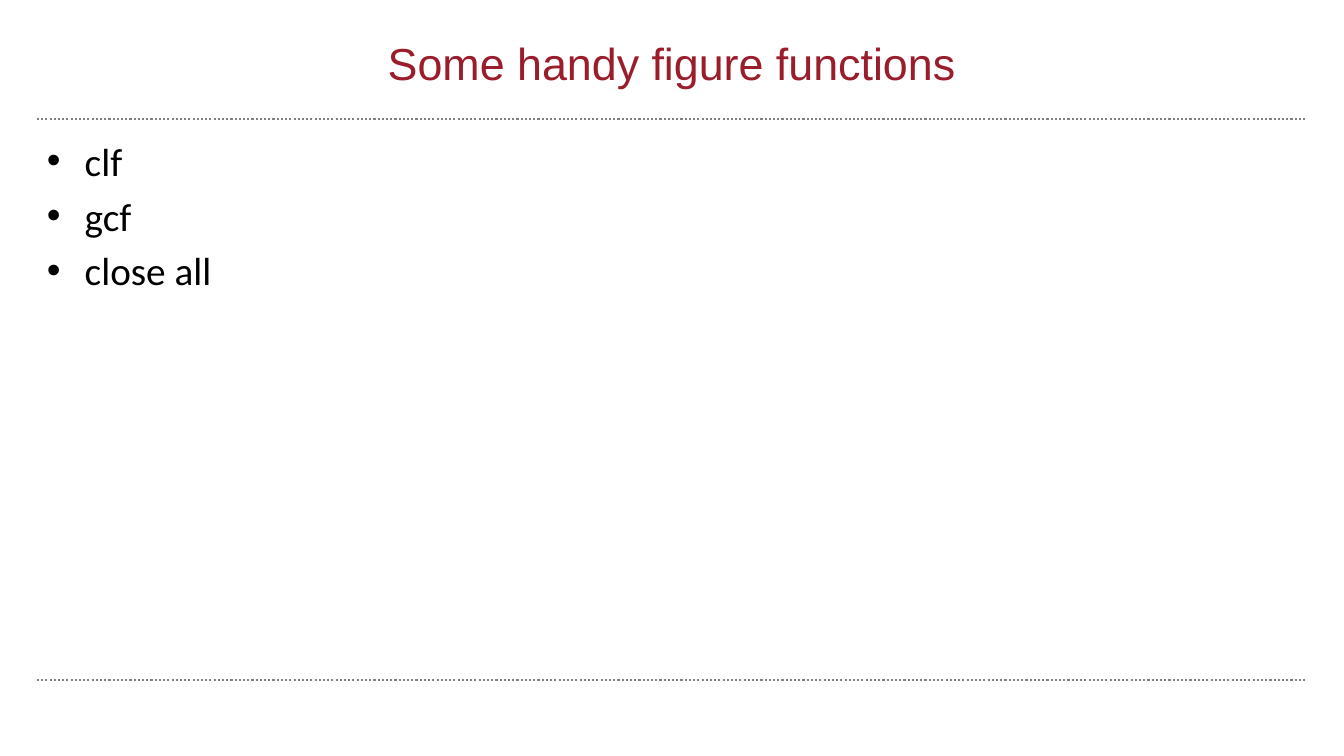
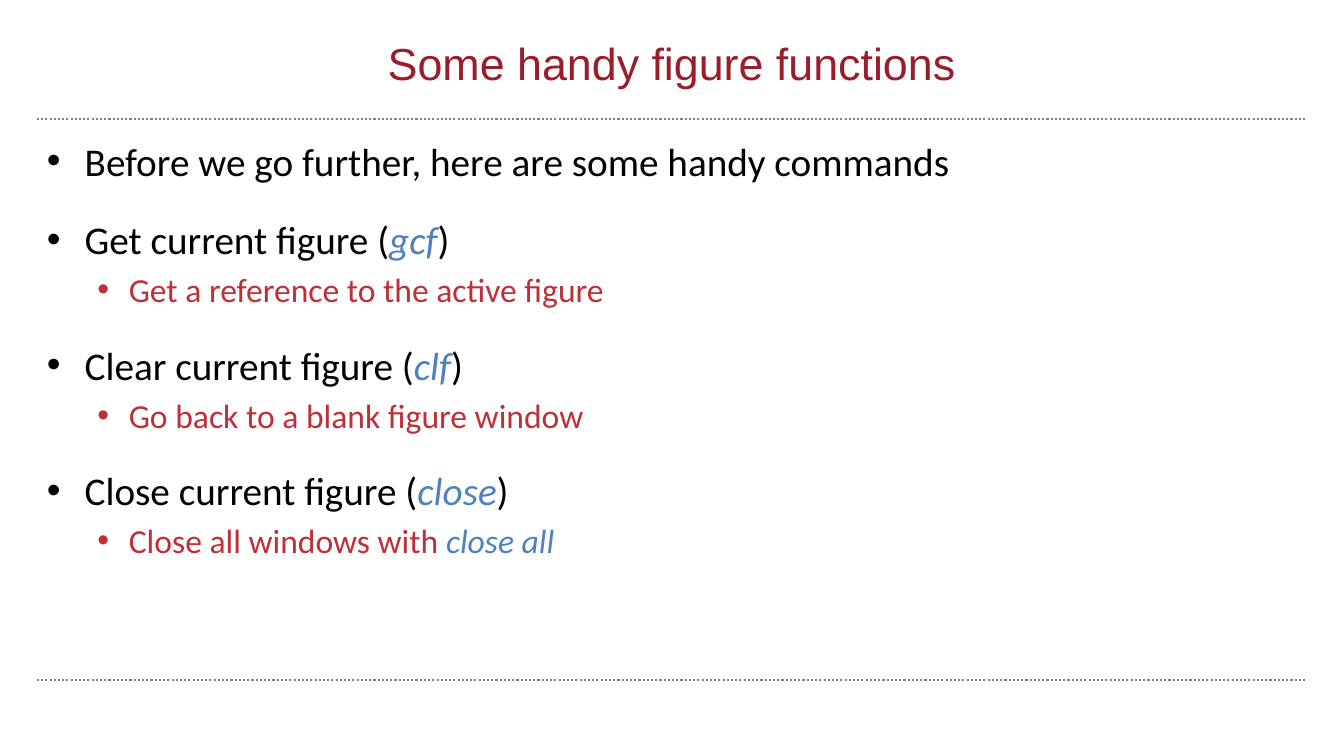
Before and after one commit to wbif-bristol/MATLAB-course, a slide deck: slide 7 of Session 4 - Figures and plotting/MATLAB Session 4.pptx (slide 8 before the commit). Drawn at 1344x756 pixels with LibreOffice and Linux fonts; fonts in the diff are those of the drawing; background and template pictures are left out. Boxes give left, top, right and bottom in pixels: in the first picture for what was removed or moved away, otherwise in the second. Text is boxed around its words. In the diff, an @@ line names an element or a change of style, - is before the commit and + after.

```diff
--- a/Session 4 - Figures and plotting/MATLAB Session 4.pptx
+++ b/Session 4 - Figures and plotting/MATLAB Session 4.pptx
@@ text at (85, 148, 949, 554): text changed @@
-• clf
-• gcf
-• close all
+• Before we go further, here are some handy commands
+• Get current figure (gcf)
+  • Get a reference to the active figure
+• Clear current figure (clf)
+  • Go back to a blank figure window
+• Close current figure (close)
+  • Close all windows with close all
```
Also in this commit, not shown: 5 other slides changed, 6 slides added, 1 slide removed, 4 other files.
